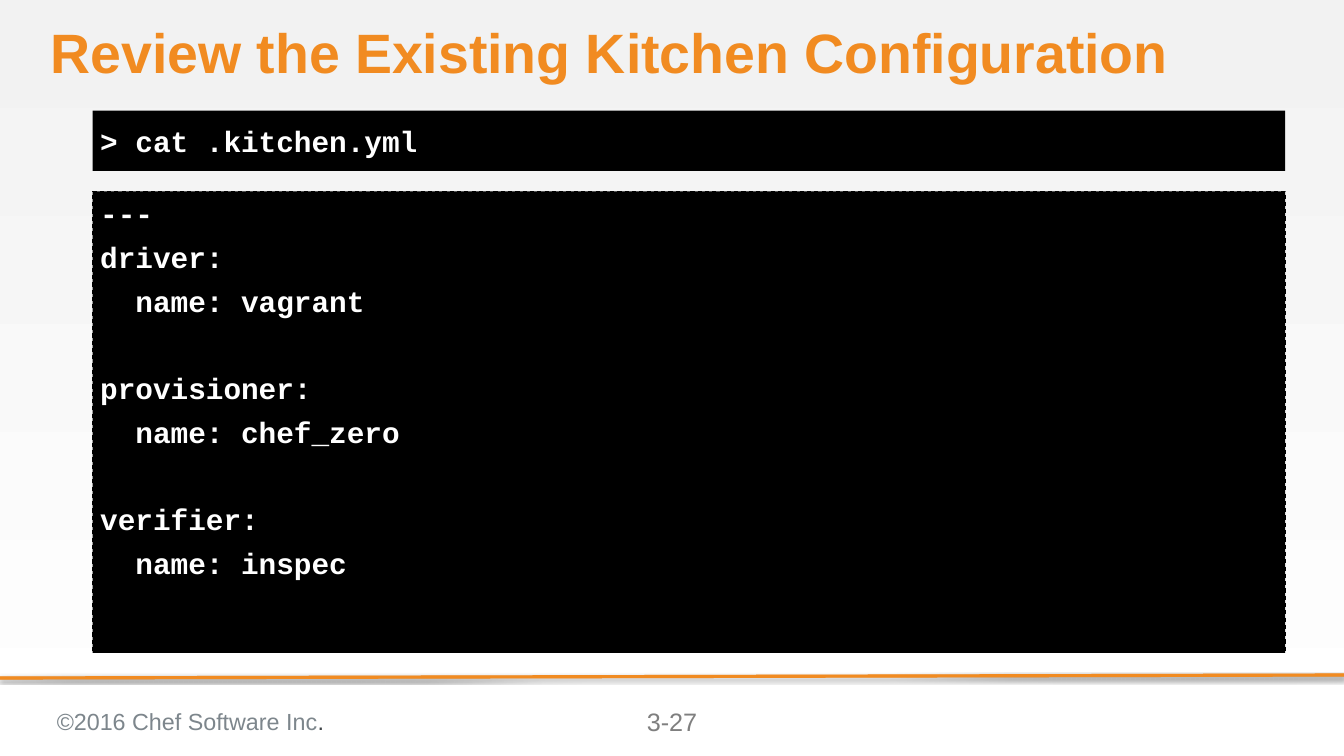
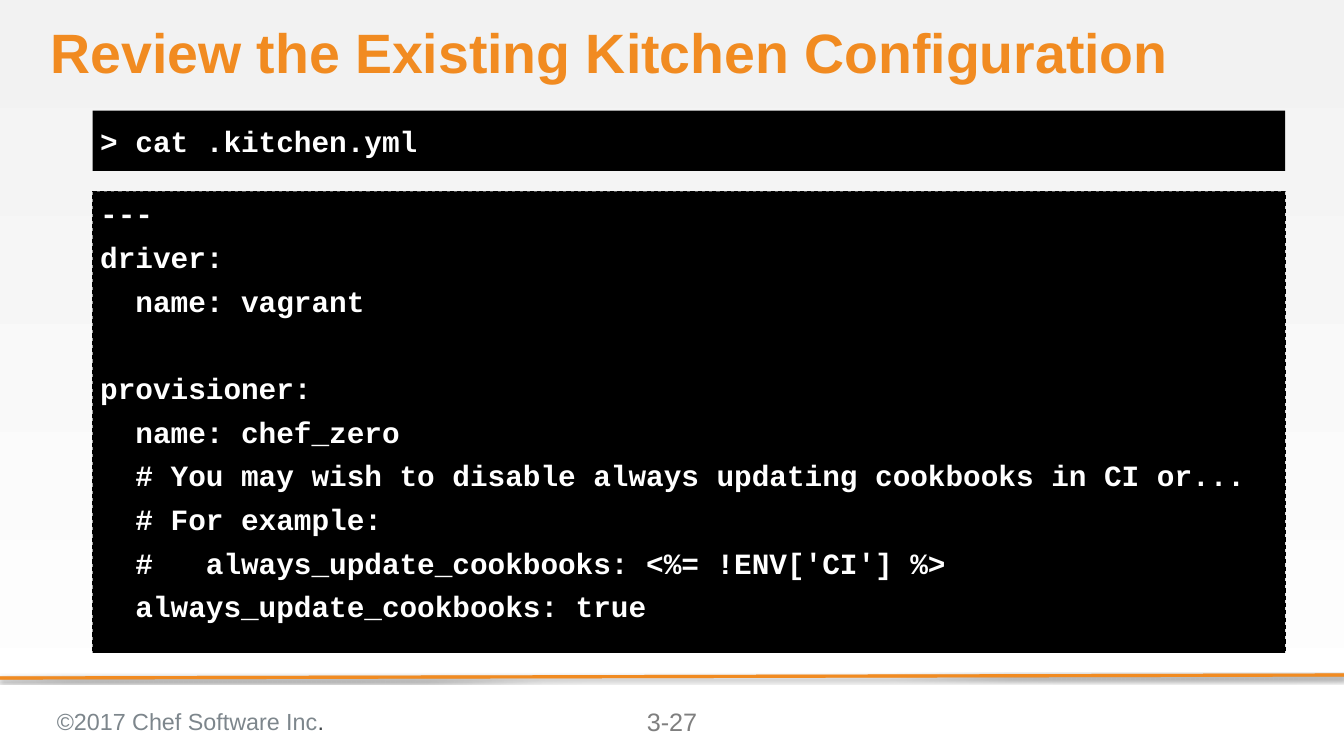
Before and after one commit to chef-training/test_driven_cookbook_development, a slide deck: slide 27 of 03-writing_a_test_first.pptx. Drawn at 1344x756 pixels with LibreOffice and Linux fonts; fonts in the diff are those of the drawing; background and template pictures are left out. Boxes give left, top, right and bottom in pixels: in the first picture for what was removed or moved away, otherwise in the second. Text is boxed around its words. In the diff, an @@ line names an element or a change of style, - is before the commit and + after.

```diff
--- a/03-writing_a_test_first.pptx
+++ b/03-writing_a_test_first.pptx
@@ text at (135,465,1245,623): text changed @@
-verifier:
-name: inspec
+# You may wish to disable always updating cookbooks in CI or...
+# For example:
+# always_update_cookbooks: <%= !ENV['CI'] %>
+always_update_cookbooks: true
@@ text at (57,713,324,730): text changed @@
-©2016 Chef Software Inc.
+©2017 Chef Software Inc.
```
Also in this commit, not shown: 57 other slides changed, 15 other files.
